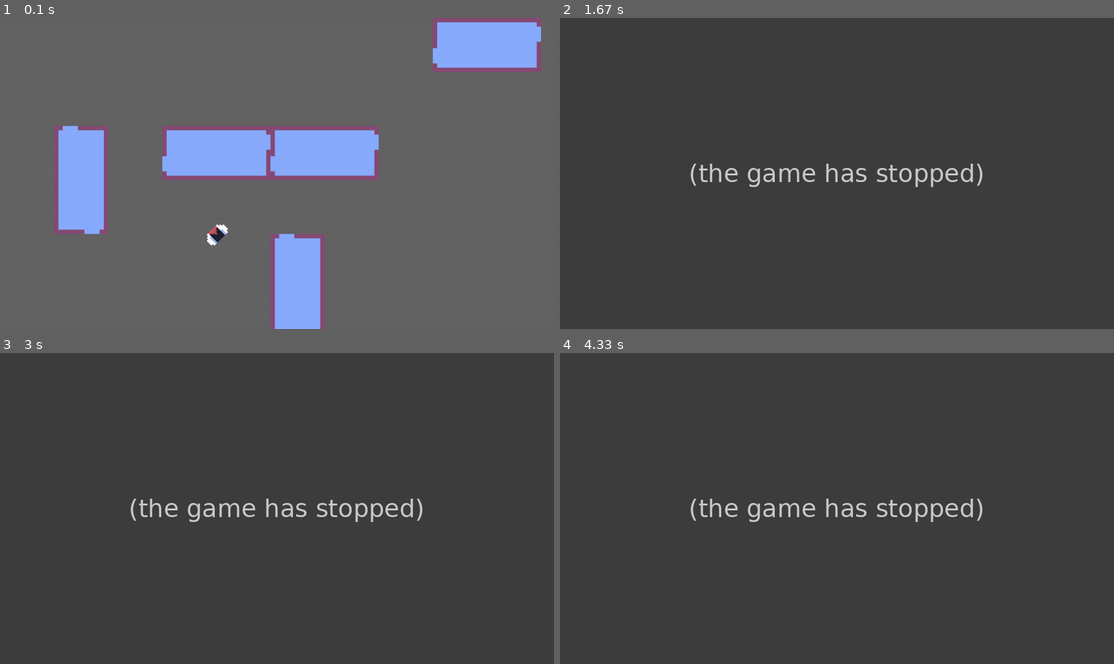
Above: before the commit, frames 1-4 (two rows, left to right).
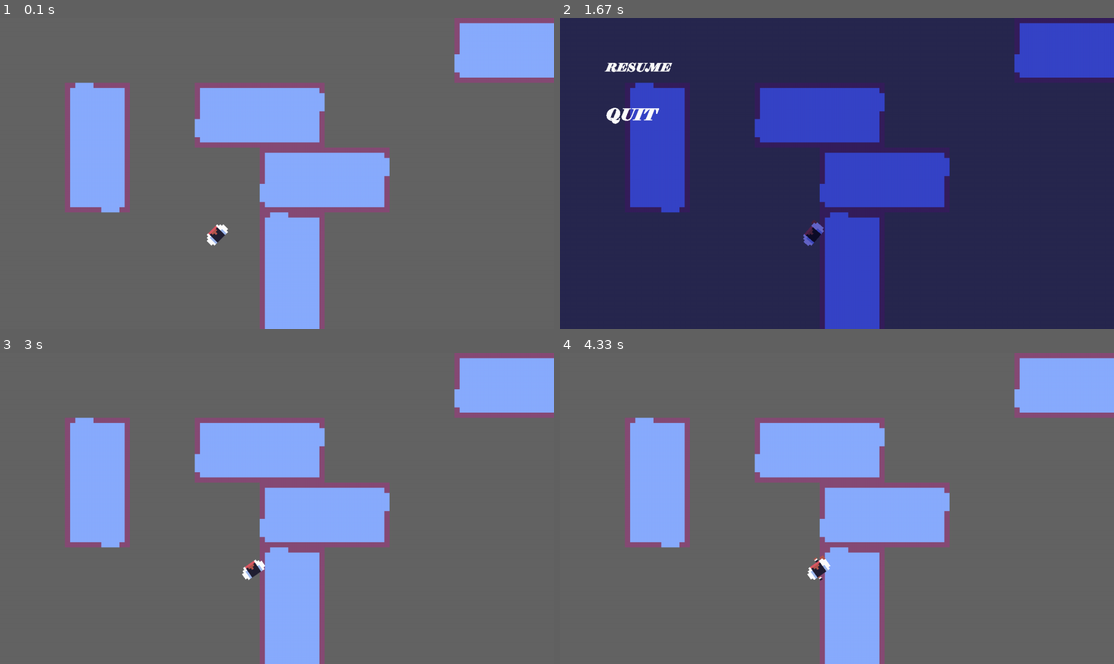
Above: after the commit, the same moments.

Repository: LeanHydra84/PyGames-2023
Game: pygame game, started from main.py
Same seed, same stepped clock (60 frames per second), same inputs: the game is played once before the commit and once after it.
Inputs (mouse positions are in pixels of both pictures, inside the frame that each line leads up to):
- Up to frame 1 (0.1 s): no input
- Up to frame 2 (1.67 s): tap J at 0.33 s; hold Esc 0.67-1.13 s; hold D 0.67-1.13 s; hold Esc 1.17-1.63 s; hold D 1.17-1.63 s; move the mouse to (837, 195) at 1.2 s
- Up to frame 3 (3 s): click (77, 402) at 1.72 s; click (105, 580) at 2.05 s; hold J 2.33-2.8 s; hold D 2.33-2.8 s; click (360, 399) at 2.42 s; click (132, 393) at 2.88 s
- Up to frame 4 (4.33 s): hold D 3.17-3.63 s; tap J at 3.23, 3.53, 3.73, 4.07 s; hold W 3.67-3.97 s; hold D from 4 s (still down)

The runs differ from the first frame. In frame 1, 19% of the frame differs, in the area x 9-100%, y 0-100%; in frame 2, 24%; in frame 3, 100%, in the area x 0-100%, y 0-100%; in frame 4, 100%.
Before the commit the program exited at 0.68 s; later frames show no game.

Commit message:
capture system, major project overhauls, etc

Diff:
--- /dev/null
+++ b/capture/capturestate.py
@@ -0,0 +1,22 @@
+class CaptureState:
+    def __init__(self, state):
+        self.reference_state = state
+        pass
+
+    def draw(self):
+        pass
+
+    def register_click(self):
+        pass
+
+    def register_click(self, position):
+        pass
+
+    def update(self):
+        pass
+
+    def togglecapture(self):
+        if self.reference_state.captureState == None:
+            self.reference_state.captureState = self
+        else:
+            self.reference_state.captureState = None
--- /dev/null
+++ b/capture/menu.py
@@ -0,0 +1,74 @@
+import pygame
+import capture.capturestate as capturestate
+
+class MenuButton(pygame.sprite.Sprite):
+    def __init__(self, sprite):
+        pygame.sprite.Sprite.__init__(self)
+
+        self.imageBase = sprite
+        self.rect = self.imageBase.get_rect()
+        self.hoverColor = pygame.Color(0, 0, 0, 255)
+        self.image = pygame.Surface(self.rect.size, pygame.SRCALPHA)
+        self.set_hover(False)
+
+    def set_hover(self, isHover):
+        self.image.blit(self.imageBase, (0, 0))
+        if isHover:
+            self.image.fill(self.hoverColor, None, pygame.BLEND_RGBA_MULT)
+
+
+class OverlayMenu(capturestate.CaptureState):
+    def __init__(self, state):
+        capturestate.CaptureState.__init__(self, state)
+
+        self.multColor = pygame.Color(100, 100, 100, 255)
+        self.group = pygame.sprite.Group()
+        self.buttons = []
+
+    def get_onclick(self, pos):
+        for sprite in self.buttons:
+            if pygame.Rect.collidepoint(sprite[0].rect, pos):
+                return sprite
+        return None
+
+    def render(self, screen: pygame.Surface):
+        screen.fill(self.multColor, None, pygame.BLEND_MULT)
+
+        for sprite in self.buttons:
+            if pygame.Rect.collidepoint(sprite[0].rect, pygame.mouse.get_pos()):
+                sprite[0].set_hover(True)
+            else:
+                sprite[0].set_hover(False)
+
+        self.group.draw(screen)
+
+    def register_click(self, position):
+        clicked = self.get_onclick(position)
+        if clicked == None:
+            return
+        clicked[1]()
+
+
+    def add_static(self, sprite):
+        self.group.add(sprite)
+
+    def add_button(self, sprite, behavior):
+        self.buttons.append((sprite, behavior))
+        self.group.add(sprite)
+
+def build_pause_menu(state_object) -> OverlayMenu:
+
+    menu = OverlayMenu(state_object)
+    menu.multColor = pygame.Color(100, 100, 200, 255)
+
+    resume = MenuButton(pygame.image.load("assets\\menu_test\\resume_sprite.png").convert_alpha())
+    resume.hoverColor = pygame.Color(50, 200, 100, 255)
+    resume.rect.topleft = (100, 100)
+    menu.add_button(resume, lambda: (menu.togglecapture(), state_object.unpause()))
+
+    quit = MenuButton(pygame.image.load("assets\\menu_test\\quit_sprite.png").convert_alpha())
+    quit.hoverColor = pygame.Color(200, 50, 100, 255)
+    quit.rect.topleft = (100, 200)
+    menu.add_button(quit, state_object.quit)
+
+    return menu
--- /dev/null
+++ b/capture/textbox.py
@@ -0,0 +1,29 @@
+import capture.capturestate as capturestate
+import capture.textobject as to
+import pygame
+
+class Textbox(capturestate.CaptureState):
+    def __init__(self, state):
+        capturestate.CaptureState.__init__(self, state)
+        self.textObject = None
+        self.font = pygame.font.SysFont("Arial", 25) # Import font
+        self.group = pygame.sprite.GroupSingle()
+
+    def read(self, string): # INITIALIZES MLWTO FOR DISPLAY. In future: will take a tuple of data: sprite for head, string for text, and color for shading the textbox background
+        self.textObject = to.MultilineWritingTextObject(string.split('\n'), self.font, 3)
+        self.group.add(self.textObject)
+
+    def render(self, screen):
+        self.group.draw(screen)
+
+    def update(self):
+        self.textObject.update()
+
+    def register_click(self, position):
+        if not self.textObject.is_complete():
+            self.textObject.force_complete()
+        else:
+            self.togglecapture()
+            self.reference_state.unpause()
+            self.textObject.kill()
+            self.textObject = None
--- /dev/null
+++ b/capture/textobject.py
@@ -0,0 +1,150 @@
+import pygame
+
+class BasicTextObject(pygame.sprite.Sprite):
+    def __init__(self, text: str, font: pygame.font.Font, color = pygame.Color(255, 255, 255, 255)):
+        pygame.sprite.Sprite.__init__(self)
+
+        self.text = text
+        self.font = font
+
+        self.image = font.render(text, True, color)
+        self.rect = self.image.get_rect()
+
+
+class SingleLineWritingTextObject(pygame.sprite.Sprite):
+    def __init__(self, text: str, font: pygame.font.Font, framedelta = 10, color = pygame.Color(255, 255, 255, 255)):
+        pygame.sprite.Sprite.__init__(self)
+
+        self.framedelta = framedelta
+        self.framecounter = 0
+        self.letter = 0
+
+        self.font = font
+        self.text = text
+
+        self.callback = None
+        self.color = color
+
+        self.recalculate_surface()
+
+    def recalculate_surface(self):
+        self.image = self.font.render(self.text[:self.letter], True, self.color)
+        self.rect = self.image.get_rect()
+
+    def is_complete(self) -> bool:
+        return len(self.text) == self.letter
+
+    def force_complete(self):
+        self.letter = len(self.text)
+        self.recalculate_surface()
+
+    def update(self):
+        if self.is_complete():
+            return
+
+        self.framecounter += 1
+        if self.framecounter >= self.framedelta:
+            self.letter += 1
+            self.framecounter = 0
+            self.recalculate_surface()
+
+            if len(self.text) - 1 == self.letter and self.callback != None:
+                self.callback()
+
+class MultilineWritingTextObject(pygame.sprite.Sprite):
+    def __init__(self, text: list[str], font: pygame.font.Font, framedelta = 10, color = pygame.Color(255, 255, 255, 255)):
+        pygame.sprite.Sprite.__init__(self)
+
+        self.text = text
+        self.font = font
+        self.color = color
+
+        self._surfArr: list[pygame.Surface] = [None for i in text]
+        self.callback = None
+
+        self.framedelta = framedelta
+        self.framecount = 0
+        self.line = 0
+        self.letter = 0
+
+        self.image = pygame.Surface(self.calc_dimension(), pygame.SRCALPHA)
+        self.rect = self.image.get_rect()
+
+    def is_complete(self):
+        return self.line >= len(self.text)
+
+    def force_complete(self):
+        for i in range(len(self.text)):
+            self._surfArr[i] = self.font.render(self.text[i], True, self.color)
+        self.compile()
+        self.line = len(self.text)
+
+    def set_position(self, position):
+        self.rect.topleft = position
+
+    def compile(self):
+        self.image.fill((0, 0, 0, 0))
+
+        height = self.font.get_height()
+        counter = 0
+
+        for surf in self._surfArr:
+            if surf == None:
+                counter += 1
+                continue
+            self.image.blit(surf, (0, counter * height))
+            counter += 1
+
+    def recalculate_line(self, line: int):
+        if line > len(self.text):
+            return
+
+        newtext = (self.text[line])[:self.letter]
+        self._surfArr[line] = self.font.render(newtext, True, self.color)
+
+    def calc_dimension(self):
+        x = 0
+        y = 0
+        for string in self.text:
+            individualsize = self.font.size(string)
+            x = max(individualsize[0], x)
+            y += individualsize[1]
+        return (x, y)
+
+    def update(self):
+        if self.is_complete():
+            return
+
+        self.framecount += 1
+        if self.framecount >= self.framedelta:
+            self.framecount = 0
+            self.letter += 1
+            if self.letter > len(self.text[self.line]):
+                self.line += 1
+                self.letter = 0
+            else:
+                self.recalculate_line(self.line)
+
+            self.compile()
+
+            if self.is_complete():
+                self.callback()
+
+
+
+def create_static_text_object(string):
+    font = pygame.font.SysFont("Arial", 25)
+    txt = BasicTextObject(string, font)
+    return txt
+
+def create_writing_text_object(string, framespeed):
+    font = pygame.font.SysFont("Arial", 25)
+    txt = SingleLineWritingTextObject(string, font, framespeed)
+    txt.callback = lambda: print("Cum")
+    return txt
+
+def create_multiline_writing_text_object(string, framespeed):
+    font = pygame.font.SysFont("Arial", 25)
+    strings = string.split("\n")
+    txt = MultilineWritingTextObject(strings, font, framespeed)
+    return txt
--- a/character.py
+++ /dev/null
@@ -1,115 +0,0 @@
-import pygame
-from collections import namedtuple
-
-ImageBase = namedtuple('ImageBase', 'img dimension speed')
-
-class Character(pygame.sprite.Sprite):
-    def __init__(self, sheets: tuple[ImageBase]):
-        pygame.sprite.Sprite.__init__(self)
-
-        image = sheets[0].img
-        self.sheetDim = sheets[0].dimension
-        self.frametickspeed = sheets[0].speed
-
-        self.image = image
-        self.sheet = sheets
-        self.image_base = image
-        self.right = False
-
-        rect = image.get_rect()
-        self.rect = pygame.Rect(0, 0, rect.w / (self.sheetDim[0] + 1), rect.h / (self.sheetDim[1] + 1))
-
-        self.speed = 1
-        self.moving = False
-        self.position = pygame.Vector2(500, 500)
-        self.frametick = 0
-        self.curframe = [0, 0]
-        self.activeframe = pygame.Surface(self.rect.size, pygame.SRCALPHA)
-
-        self.set_active_frame()
-
-
-    def set_active_frame(self):
-        self.activeframe.fill(pygame.Color(0, 0, 0, 0), special_flags=pygame.BLEND_RGBA_MULT)
-        newRect = pygame.Rect(self.rect)
-        newRect.x = self.curframe[0] * self.rect.w
-        newRect.y = self.curframe[1] * self.rect.h
-        self.activeframe.blit(self.image_base, (0, 0), newRect)
-
-    def recalculate_imagebase(self):
-        newimgbase = self.sheet[1 if self.moving else 0]
-        self.image_base = newimgbase.img
-        self.sheetDim = newimgbase.dimension
-        self.frametickspeed = newimgbase.speed
-        self.frametick = 0
-        self.set_active_frame()
-
-    def increment_frames(self):
-        if(self.curframe[0] >= self.sheetDim[0]):
-            if self.curframe[1] >= self.sheetDim[1]:
-                self.curframe[0] = 0
-                self.curframe[1] = 0
-            else:
-                self.curframe[0] = 0
-                self.curframe[1] += 1
-        else:
-            self.curframe[0] += 1
-
-    def update_frame_tick(self):
-        # Animation
-        self.frametick += 1
-        if self.frametick > self.frametickspeed:
-            self.frametick = 0
-            self.increment_frames()
-            self.set_active_frame()
-
-    def update(self, movement, map):
-
-        self.update_frame_tick()
-
-        # Direction
-        if self.right:
-            self.image = pygame.transform.flip(self.activeframe, True, False)
-        else:
-            self.image = self.activeframe
-
-        #self.image = pygame.transform.scale(self.image, (self.rect.w * self.scale, self.rect.h * self.scale))
-
-        # Movement
-
-        mx = 1 if movement[3] else -1 if movement[1] else 0
-        my = 1 if movement[2] else -1 if movement[0] else 0
-
-        if mx != 0 or my != 0:
-            mv = pygame.Vector2(mx, my).normalize() * self.speed
-            self.position += mv
-
-            if self.moving != True:
-                self.moving = True
-                self.recalculate_imagebase()
-        else:
-            if self.moving != False:
-                self.moving = False
-                self.recalculate_imagebase()
-
-        if mx > 0:
-            self.right = True
-        elif mx < 0:
-            self.right = False
-
-        # Positioning
-
-
-        self.rect.x = self.position.x
-        self.rect.y = self.position.y
-
-def create_character(scale: float) -> Character:
-    idle = pygame.transform.scale_by(pygame.image.load("assets\\sprite_sheet_test.png").convert_alpha(), scale)
-    walk = pygame.transform.scale_by(pygame.image.load("assets\\walking_sprite.png").convert_alpha(), scale)
-
-    sheets = ( ImageBase(idle, (1, 0), 25), ImageBase(walk, (1, 0), 15) )
-
-    character = Character(sheets)
-    character.speed = 4
-
-    return character
--- a/feet.py
+++ b/character/feet.py
@@ -1,5 +1,4 @@
 import pygame
-import player
 
 class Feet(pygame.sprite.Sprite):
     def __init__(self, parent, base):
--- a/player.py
+++ b/character/player.py
@@ -1,8 +1,9 @@
 import pygame
-import feet
-import math
+import character.feet as feet
 
-from character import ImageBase
+from collections import namedtuple
+
+ImageBase = namedtuple('ImageBase', 'img dimension speed')
 
 class StateGraph:
     def __init__(self, sheets):
@@ -94,7 +95,7 @@
     def __init__(self, sheet: tuple[ImageBase]):
         pygame.sprite.Sprite.__init__(self)
 
-        # Persistent Data (Sprites that do not change)
+        # Persistent Data References
         self.sheet = sheet
         self.stategraph = StateGraph(sheet)
         self.feet = feet.Feet(self, sheet[1])
@@ -113,7 +114,7 @@
         if self.stategraph.state() == 0:
             self.stategraph.force_state(1)
 
-    def update(self, keys, mousepos : pygame.Vector2, map):
+    def update(self, state, mousepos : pygame.Vector2, map):
 
         # Animation
         self.stategraph.tick()
@@ -125,12 +126,12 @@
         self.rect = self.image.get_rect(center=self.position)
 
         # Movement
-        mx = 1 if keys[3] else -1 if keys[1] else 0
-        my = 1 if keys[2] else -1 if keys[0] else 0
+        mx = 1 if state.keys[3] else -1 if state.keys[1] else 0
+        my = 1 if state.keys[2] else -1 if state.keys[0] else 0
 
         if mx != 0 or my != 0:
             mv = pygame.Vector2(mx, my).normalize() * self.speed
-            if keys[4]:
+            if state.keys[4]:
                 mv *= 1.7
 
             room = map.get_inside(self)
--- /dev/null
+++ b/demos/Text/demo_main.py
@@ -0,0 +1,42 @@
+import pygame
+import textobject
+
+def main():
+    pygame.init()
+
+    screen = pygame.display.set_mode((1280, 720))
+    clock = pygame.time.Clock()
+
+    running = True
+
+    write = textobject.create_multiline_writing_text_object("Text line one lorem ipsum dolor sit amet\nText line two consectetur adipiscing elit\nText line three shorter sed do eiusmod", 1)
+    write.set_position((200, 200))
+
+    group = pygame.sprite.Group()
+    group.add(write)
+
+    while running:
+
+        for event in pygame.event.get():
+            if event.type == pygame.QUIT:
+                running = False
+            elif event.type == pygame.KEYDOWN:
+                if event.key == pygame.K_ESCAPE:
+                    running = False
+            elif event.type == pygame.MOUSEBUTTONDOWN:
+                write.force_complete()
+
+        # Update
+        group.update()
+
+        # Draw
+        screen.fill(pygame.Color(120, 50, 50, 255))
+        group.draw(screen)
+
+        pygame.display.flip()
+        clock.tick(60)
+
+
+
+if __name__ == "__main__":
+    main()
--- a/main.py
+++ b/main.py
@@ -1,27 +1,42 @@
 import pygame
-import room_creator
-import player
+import map.room_creator as room_creator
+import character.player as player
 
-from layerManager import LayerManager
+from rendering.layerManager import LayerManager
+from capture.menu import build_pause_menu
+from capture.textbox import Textbox
 
 SCREENSIZE = (1280, 720)
+backgroundColor = pygame.Color(100, 100, 100, 255)
 
-backgroundColor = pygame.Color(100, 100, 100, 255)
+class State: # Gamestate handler for all things gaming
+    def __init__(self):
+        self.paused = False
+        self.keys = [False, False, False, False, False]
+        self.running = True
+        self.captureState = None
+
+    def quit(self):
+        self.running = False
+    def pause(self):
+        self.paused = True
+    def unpause(self):
+        self.paused = False
+    def togglepause(self):
+        self.paused = not self.paused
 
 def main():
     pygame.init()
 
+    state = State()
+
     screen = pygame.display.set_mode(SCREENSIZE)
+    clock = pygame.time.Clock()
     pygame.display.set_caption("School Game")
-    clock = pygame.time.Clock()
 
-    room_creator.room_scale = 5
+    room_creator.room_scale = 6
     map = room_creator.Map()
     map.create_rooms()
-
-    running = True
-
-    keys = [False, False, False, False, False]
 
     char = player.createplayer(5)
 
@@ -29,18 +44,32 @@
     layers.add(map.group, "Map")
     layers.add_new("Character").add(char)
     char.feet.add(layers.add_new("Legs"))
+    layers.add_new("Text")
 
-    while running:
+    pauseMenu = build_pause_menu(state)
+    text = Textbox(state)
+
+    keys = state.keys
+    while state.running:
 
         for event in pygame.event.get():
 
             # Process Events
             if event.type == pygame.QUIT:
-                running = False
+                state.running = False
 
             if event.type == pygame.KEYDOWN:
                 if event.key == pygame.K_ESCAPE:
-                    running = False
+                    pauseMenu.togglecapture()
+                    state.togglepause()
+
+                if event.key == pygame.K_j:
+                    print("Test")
+                    text.read("Lorem ipsum test string\nHere is line two swag here we go")
+                    text.togglecapture()
+                    state.pause()
+
+
 
                 if event.key == pygame.K_w:
                     keys[0] = True
@@ -54,6 +83,7 @@
                     keys[4] = True
 
             if event.type == pygame.KEYUP:
+                keys = state.keys
                 if event.key == pygame.K_w:
                     keys[0] = False
                 elif event.key == pygame.K_a:
@@ -66,17 +96,24 @@
                     keys[4] = False
 
             if event.type == pygame.MOUSEBUTTONDOWN:
-                char.attack_pressed()
+                if state.captureState != None:
+                    state.captureState.register_click(pygame.mouse.get_pos())
+                else:
+                    char.attack_pressed()
 
         # Update
-
-        char.update(keys, pygame.Vector2(pygame.mouse.get_pos()), map)
+        if not state.paused:
+            char.update(state, pygame.Vector2(pygame.mouse.get_pos()), map)
+            # update enemies, etc
 
         # Draw
+        screen.fill(backgroundColor)
+        layers.render(screen)
 
-        screen.fill(backgroundColor)
+        if state.captureState != None:
+            state.captureState.update()
+            state.captureState.render(screen)
 
-        layers.render(screen)
 
         clock.tick(60)
         pygame.display.flip()
Binary file added: assets/menu_test/quit_sprite.png
Binary file added: assets/menu_test/resume_sprite.png
Renamed: room_creator.py -> map/room_creator.py
Renamed: layerManager.py -> rendering/layerManager.py
Not shown, added: .gitignore
